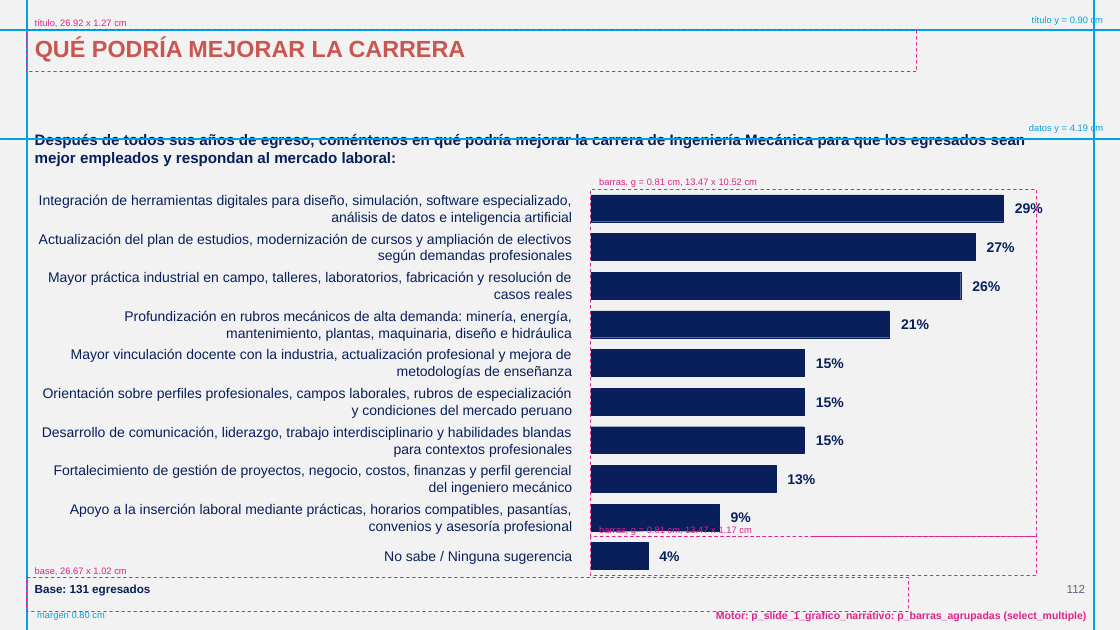
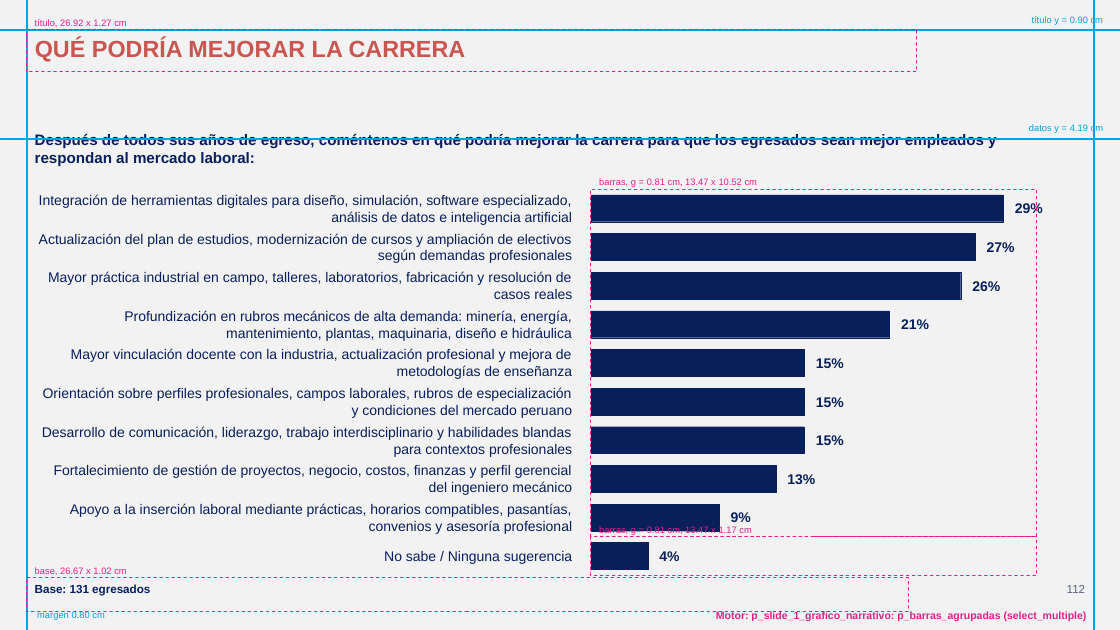
Before and after one commit to GonzaloAlmendariz/prosecnur-app, a slide deck: slide 112 of docs/qa/motor-ppt-2026-10-06/4-recetario/recetario-fiel-guias.pptx. Drawn at 1120x630 pixels with LibreOffice and Linux fonts; fonts in the diff are those of the drawing; background and template pictures are left out. Boxes give left, top, right and bottom in pixels: in the first picture for what was removed or moved away, otherwise in the second. Text is boxed around its words. In the diff, an @@ line names an element or a change of style, - is before the commit and + after.

```diff
--- a/docs/qa/motor-ppt-2026-10-06/4-recetario/recetario-fiel-guias.pptx
+++ b/docs/qa/motor-ppt-2026-10-06/4-recetario/recetario-fiel-guias.pptx
@@ text at <box>35,134,996,166</box>: text changed @@
-Después de todos sus años de egreso, coméntenos en qué podría mejorar la carrera de Ingeniería Mecánica para que los egresados sean mejor empleados y respondan al mercado laboral:
+Después de todos sus años de egreso, coméntenos en qué podría mejorar la carrera para que los egresados sean mejor empleados y respondan al mercado laboral:
```
Also in this commit, not shown: 2 other slides changed, 7 other files.
